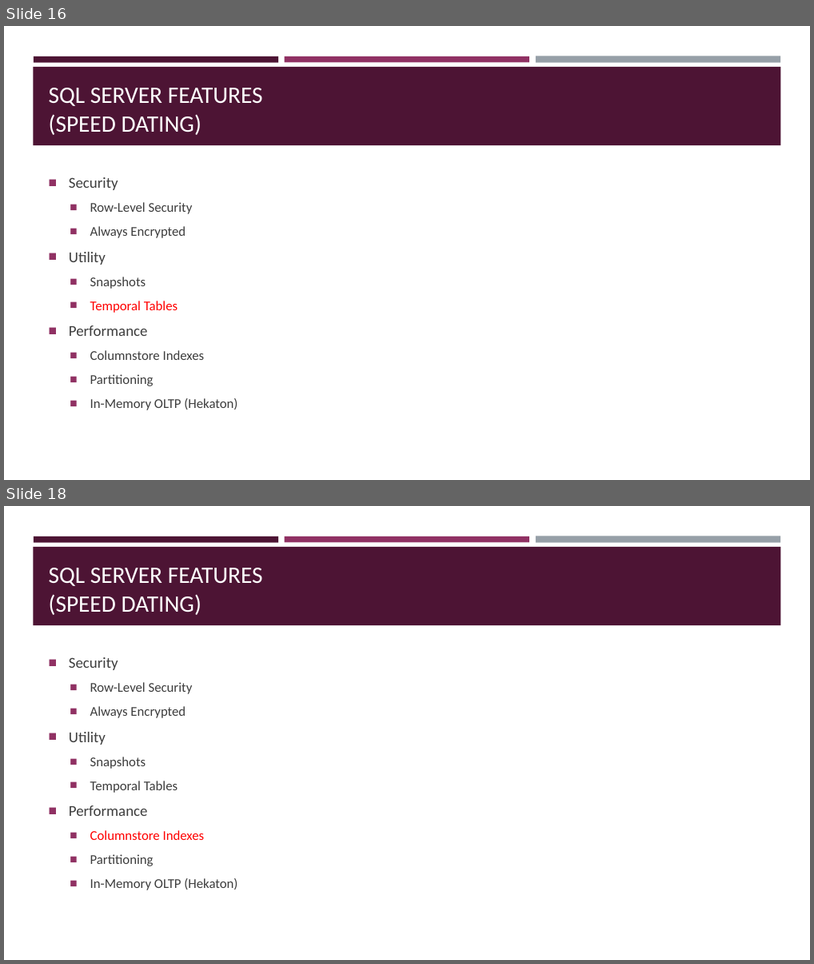
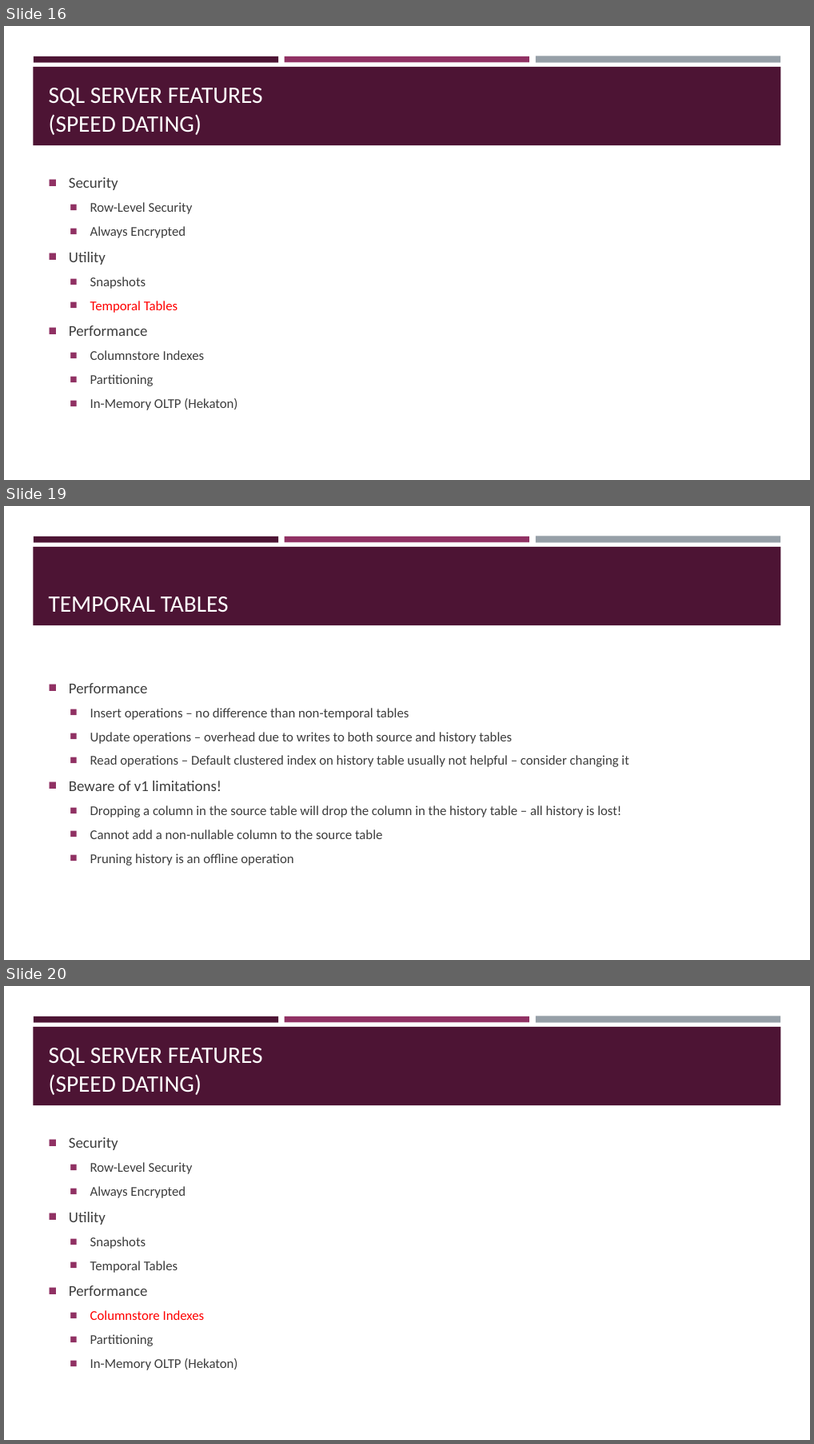
Before and after one commit to sqltran/SevenAwesomeSQLFeatures, a slide deck: AwesomeFreeSQLServerFeatures.pptx. Shown one above the other, each under a label of ours: slides 16 and 18 before the commit, slides 16, 19 and 20 after it; the slides between them are not shown. The pictures are 814x964 and 814x1444 pixels, drawn with LibreOffice and Linux fonts; fonts in the diff are those of the drawing. Boxes give left, top, right and bottom in pixels: in the first picture for what was removed or moved away, otherwise in the second. Text is boxed around its words. In the diff, an @@ line names an element or a change of style, - is before the commit and + after.

Commit message:
Temporal table limitations.

```diff
--- a/AwesomeFreeSQLServerFeatures.pptx
+++ b/AwesomeFreeSQLServerFeatures.pptx
@@ slide 19 added at box(4, 506, 810, 960), background #FFFFFF; not listed: 4 template elements that a slide beside it also shows @@
@@ title added at box(49, 596, 229, 612), 28 pt, text #FFFFFF @@
+TEMPORAL TABLES
@@ text added at box(69, 683, 629, 865), 16 pt, text #3D3D3D @@
+■ Performance
+  ■ Insert operations – no difference than non-temporal tables
+  ■ Update operations – overhead due to writes to both source and history tables
+  ■ Read operations – Default clustered index on history table usually not helpful – consider changing it
+■ Beware of v1 limitations!
+  ■ Dropping a column in the source table will drop the column in the history table – all history is lost!
+  ■ Cannot add a non-nullable column to the source table
+  ■ Pruning history is an offline operation
@@ what was slide 18 is now slide 20 @@
```
Also in this commit, not shown: 1 slide changed, 1 other slide added.
